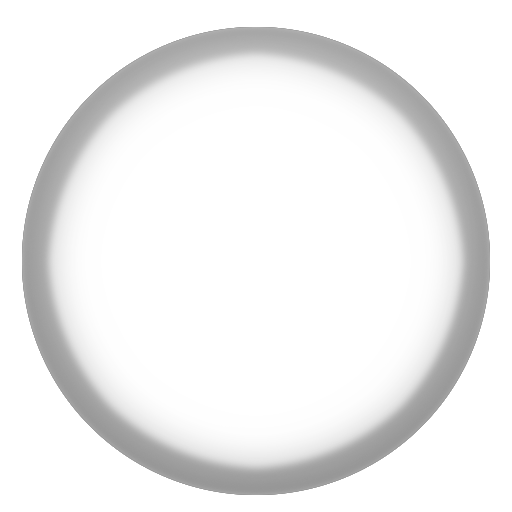
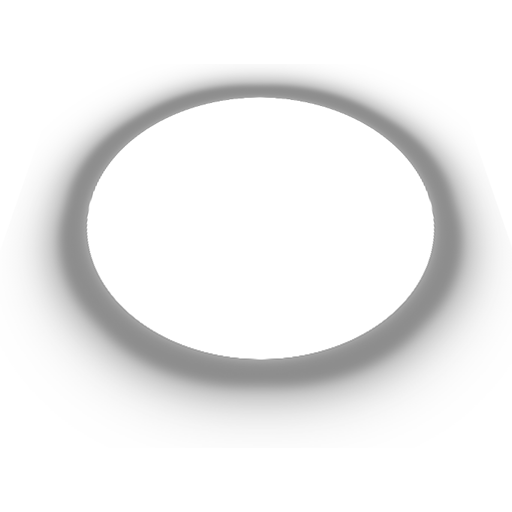
The second w=512, h=512 image is a revision of the first. Changes to its layers:
added layer "summonParticle copy" above "summonParticle" over (1, 64, 512, 448)
hid "banishPaticle" over (22, 27, 490, 495)
